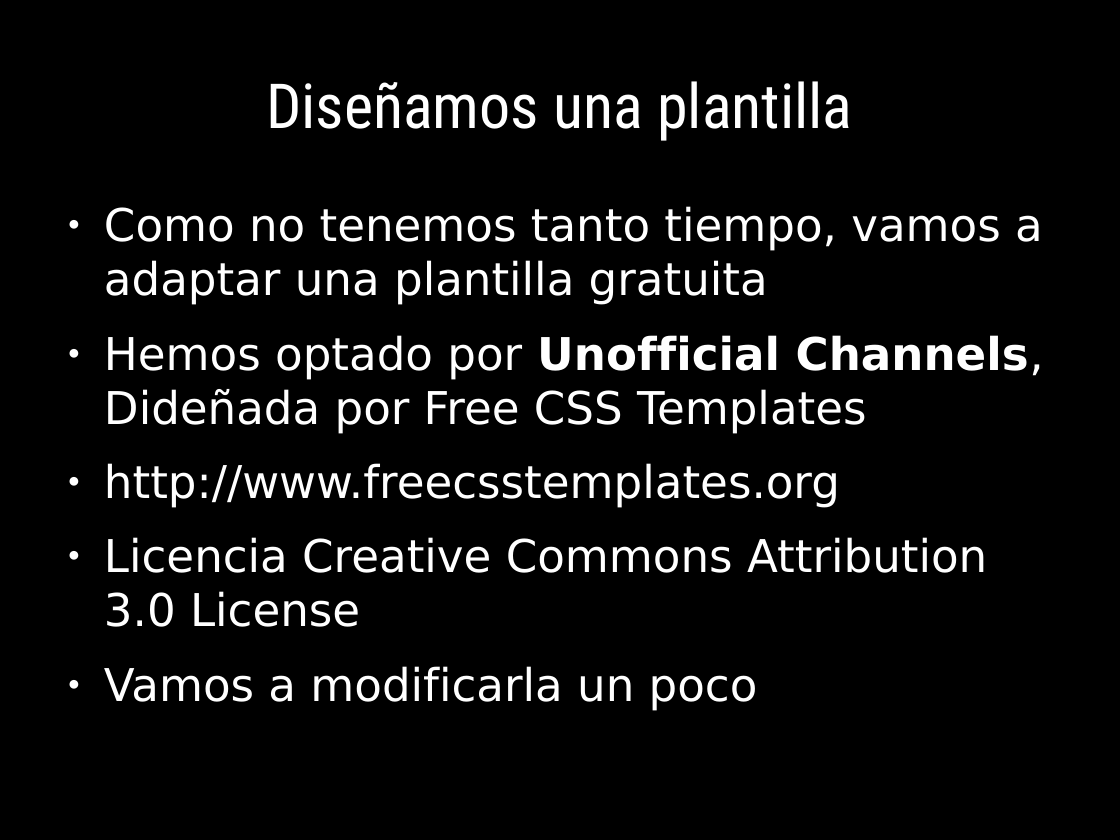
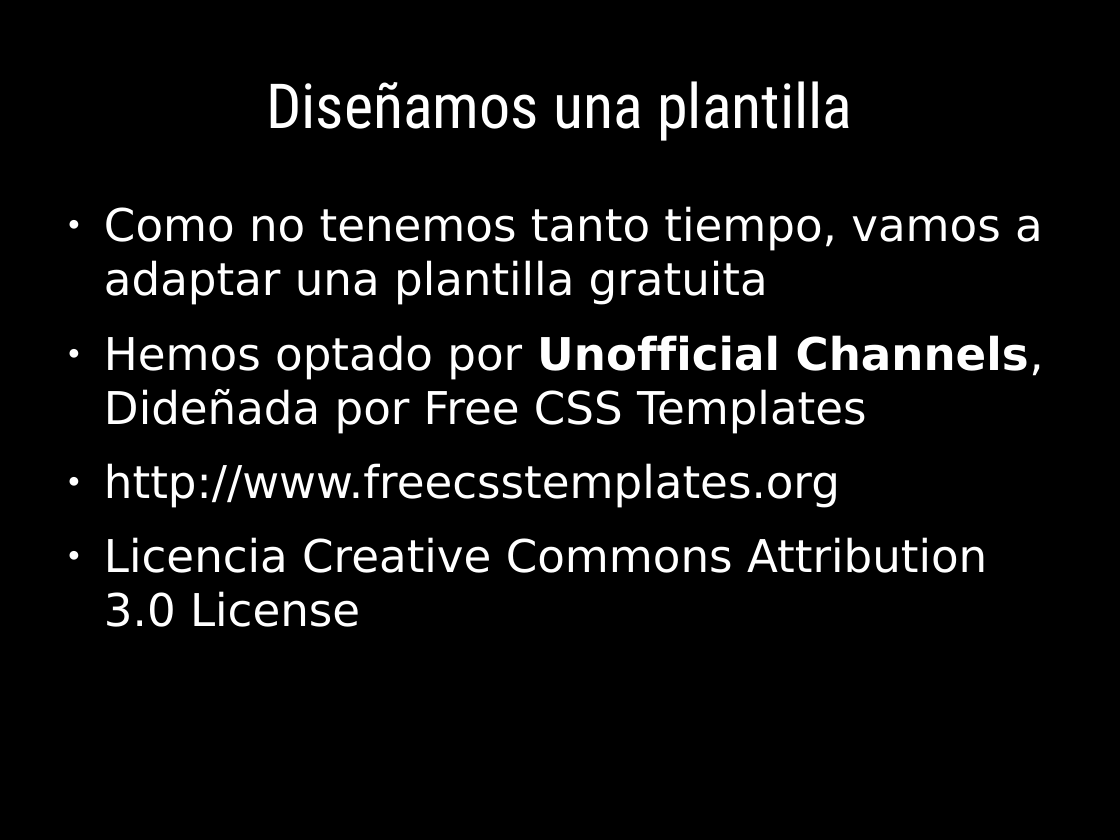
Before and after one commit to euribates/curso-django, a slide deck: slide 63 of presentacion/curso_django.odp. Drawn at 1120x840 pixels with LibreOffice and Linux fonts; fonts in the diff are those of the drawing. Boxes give left, top, right and bottom in pixels: in the first picture for what was removed or moved away, otherwise in the second. Text is boxed around its words. In the diff, an @@ line names an element or a change of style, - is before the commit and + after.

```diff
--- a/presentacion/curso_django.odp
+++ b/presentacion/curso_django.odp
@@ text at [104, 666, 758, 711]: paragraph removed @@
-● Vamos a modificarla un poco
```
Also in this commit, not shown: 7 slides added, 6 other files.
